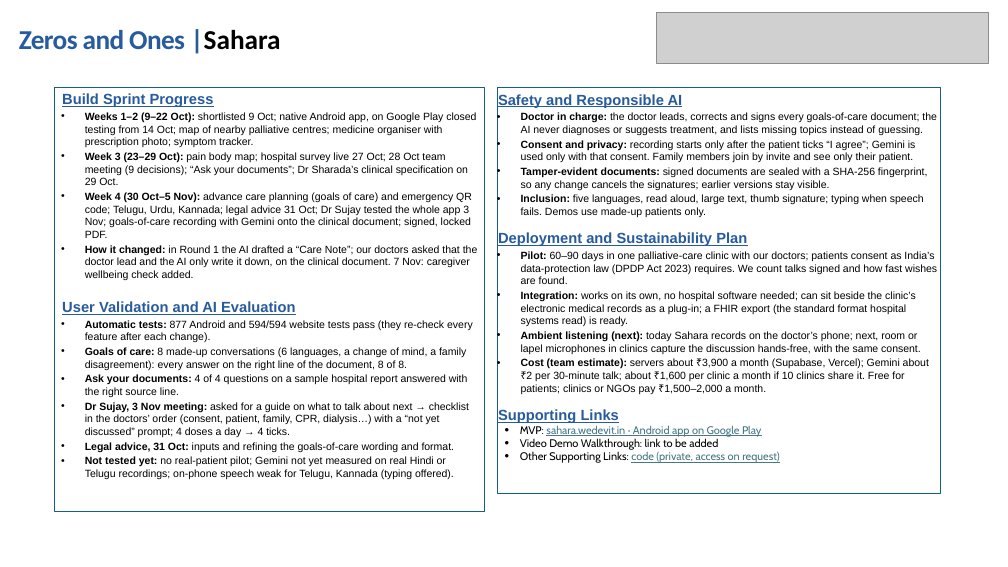
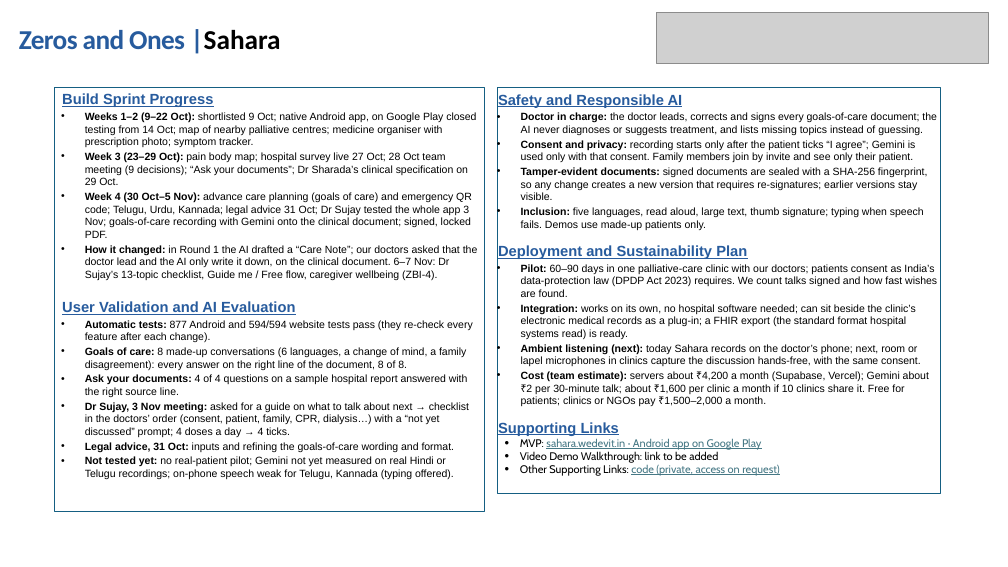
Before and after one commit to basithladdu/healthathon, a slide deck: slide 2 of output/final-submission/Sahara-Two-Page-Solution-Brief.pptx. Drawn at 1008x567 pixels with LibreOffice and Linux fonts; fonts in the diff are those of the drawing; grey boxes stand for pictures. Boxes give left, top, right and bottom in pixels: in the first picture for what was removed or moved away, otherwise in the second. Text is boxed around its words. In the diff, an @@ line names an element or a change of style, - is before the commit and + after.

```diff
--- a/output/final-submission/Sahara-Two-Page-Solution-Brief.pptx
+++ b/output/final-submission/Sahara-Two-Page-Solution-Brief.pptx
@@ text in rectangle at [521, 167, 927, 200]: text changed @@
-• Tamper-evident documents: signed documents are sealed with a SHA-256 fingerprint, so any change cancels the signatures; earlier versions stay visible.
+• Tamper-evident documents: signed documents are sealed with a SHA-256 fingerprint, so any change creates a new version that requires re-signatures; earlier versions stay visible.
@@ text at [85, 245, 478, 280]: text changed @@
-• How it changed: in Round 1 the AI drafted a “Care Note”; our doctors asked that the doctor lead and the AI only write it down, on the clinical document. 7 Nov: caregiver wellbeing check added.
+• How it changed: in Round 1 the AI drafted a “Care Note”; our doctors asked that the doctor lead and the AI only write it down, on the clinical document. 6–7 Nov: Dr Sujay’s 13-topic checklist, Guide me / Free flow, caregiver wellbeing (ZBI-4).
@@ text in rectangle at [521, 371, 929, 406]: text changed @@
-• Cost (team estimate): servers about ₹3,900 a month (Supabase, Vercel); Gemini about ₹2 per 30-minute talk; about ₹1,600 per clinic a month if 10 clinics share it. Free for patients; clinics or NGOs pay ₹1,500–2,000 a month.
+• Cost (team estimate): servers about ₹4,200 a month (Supabase, Vercel); Gemini about ₹2 per 30-minute talk; about ₹1,600 per clinic a month if 10 clinics share it. Free for patients; clinics or NGOs pay ₹1,500–2,000 a month.
```
Also in this commit, not shown: 1 other slide changed, 13 other files.
